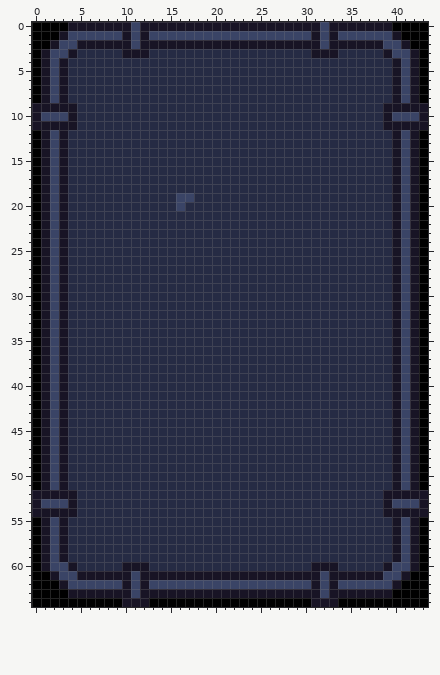
Sprite sheet -- src/main/resources/assets/menu/mainMenuBackground.png. Above is the file before it was changed.
The file is 44x65 pixels.
Now the later version:
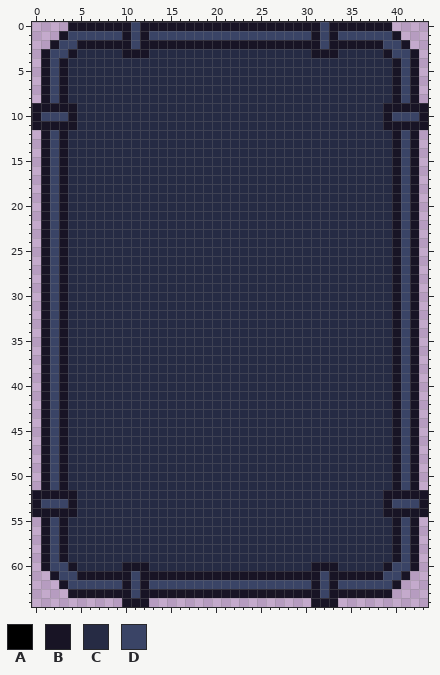
Palette (. is transparent): A #000000  B #181425  C #262b44  D #3a4466
Changes in this commit:
Colour D becomes colour C in row 19 at x 16 to 17; in row 20 at x 16.
The author cleared colour A in row 0 at x 0 to 3 and 40 to 43; in row 1 at x 0 to 2 and 41 to 43; in row 2 at x 0 to 1 and 42 to 43; in rows 3 to 8 at x 0 and 43; in rows 12 to 51 at x 0 and 43; in rows 55 to 60 at x 0 and 43.
The author cleared colour A in row 61 at x 0 to 1 and 42 to 43; in row 62 at x 0 to 2 and 41 to 43; in row 63 at x 0 to 3 and 40 to 43; in row 64 at x 0 to 9, 13 to 30 and 34 to 43.
Where, in picture pixels (left, top, right, bottom), the same in both pictures:
erased: (32, 22, 68, 103)
erased: (392, 22, 428, 103)
changed: (32, 130, 428, 607)
